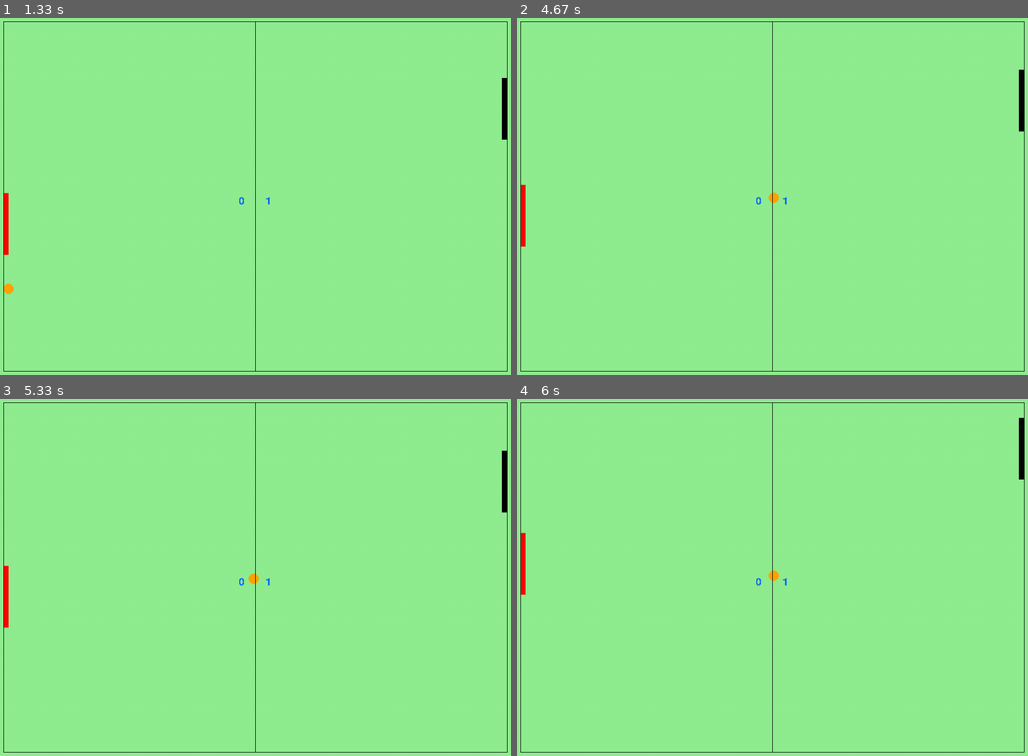
Above: before the commit, frames 1-4 (two rows, left to right).
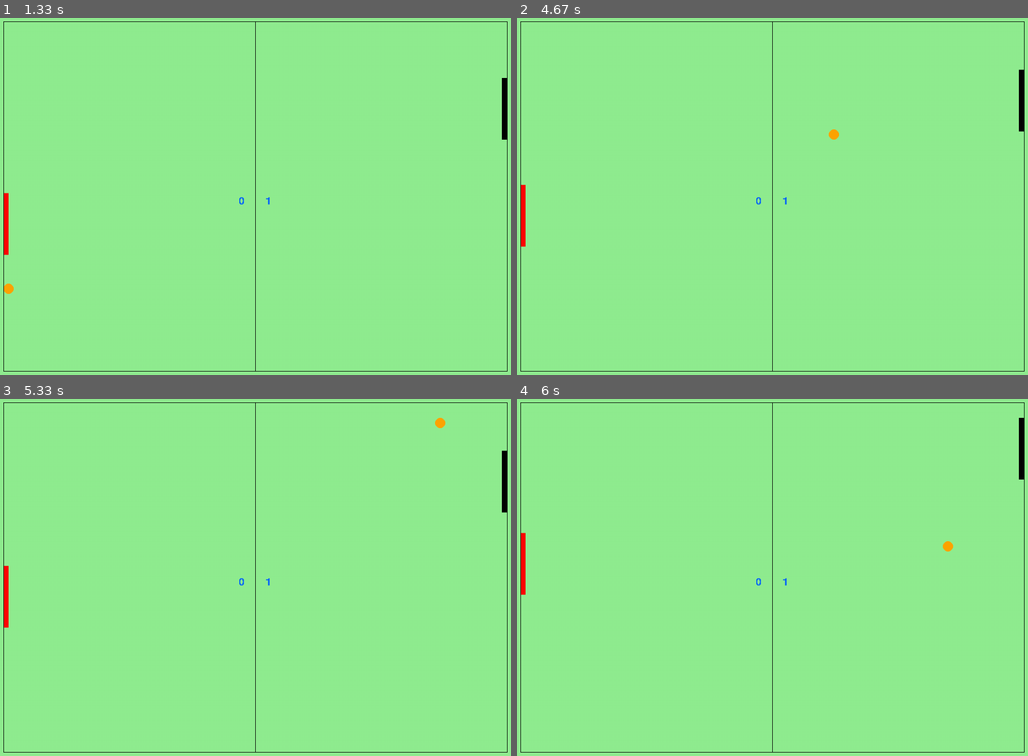
Above: after the commit, the same moments.

Repository: JAYAKANTHARUN/ping_pong_pygame
Game: pygame game, started from main.py
The game is run twice, just before and just after one commit, with the same random seed, the same clock (stepped at 60 frames per second) and the same inputs.
Inputs:
- Up to frame 1 (1.33 s): hold Up 0.33-0.8 s; hold Down 0.83-1.13 s; hold S 0.83-1.13 s; hold Up from 1.17 s (still down); hold W from 1.17 s (still down)
- Up to frame 2 (4.67 s): release Up at 1.53 s; release W at 1.53 s; hold Down 1.57-1.93 s; hold S 1.57-1.93 s; hold Up 1.97-2.27 s; hold W 1.97-2.27 s; hold Down 2.3-2.6 s; hold S 2.3-2.6 s; hold Up 2.63-3 s; hold W 2.63-3 s; hold Down 3.03-3.4 s; hold S 3.03-3.4 s; hold Up 3.43-3.73 s; hold W 3.43-3.73 s; hold Down 3.77-4.07 s; hold S 3.77-4.07 s; hold Up 4.1-4.47 s; hold W 4.1-4.47 s; hold Down from 4.5 s (still down); hold S from 4.5 s (still down)
- Up to frame 3 (5.33 s): release Down at 4.87 s; release S at 4.87 s; hold Up 4.9-5.2 s; hold W 4.9-5.2 s; hold Down from 5.23 s (still down); hold S from 5.23 s (still down)
- Up to frame 4 (6 s): release Down at 5.53 s; release S at 5.53 s; hold Up 5.57-5.93 s; hold W 5.57-5.93 s; hold Down from 5.97 s (still down); hold S from 5.97 s (still down)

Frame 1 is identical in both runs. In frame 2, less than 0.1% of the frame differs, in the area x 49-64%, y 31-52%; in frame 3, less than 0.1%; in frame 4, less than 0.1%, in the area x 49-86%, y 39-52%.

Commit message:
Updated timer

Diff:
--- a/main.py
+++ b/main.py
@@ -39,10 +39,17 @@
 
 #ball regeneration
 def ballstart():
-    global ballspeedx,ballspeedy
+    global ballspeedx,ballspeedy,scoretime
+
+    currenttime=pygame.time.get_ticks()
     ball.center = (screenwidth/2, screenheight/2)
-    ballspeedy *= random.choice((1,-1)) # this is done to move the ball after colliding with side walls
-    ballspeedx *= random.choice((1,-1))
+
+    if currenttime-scoretime<3000:
+        ballspeedx,ballspeedy=0,0
+    else:
+        ballspeedy=3*random.choice((1,-1)) # this is done to move the ball after colliding with side walls
+        ballspeedx=3*random.choice((1,-1))
+        scoretime=None
 
 pygame.init()
 
@@ -74,6 +81,7 @@
 player2=pygame.Rect(screenwidth - 20, screenheight / 2 - 70, 10,120)
 
 #speed
+#ballspeed=3
 ballspeedx=3 * random.choice((1,-1))#this is done so that ball will move in random direction after colliding with side walls
 ballspeedy=3 * random.choice((1,-1))
 player1speed=0
